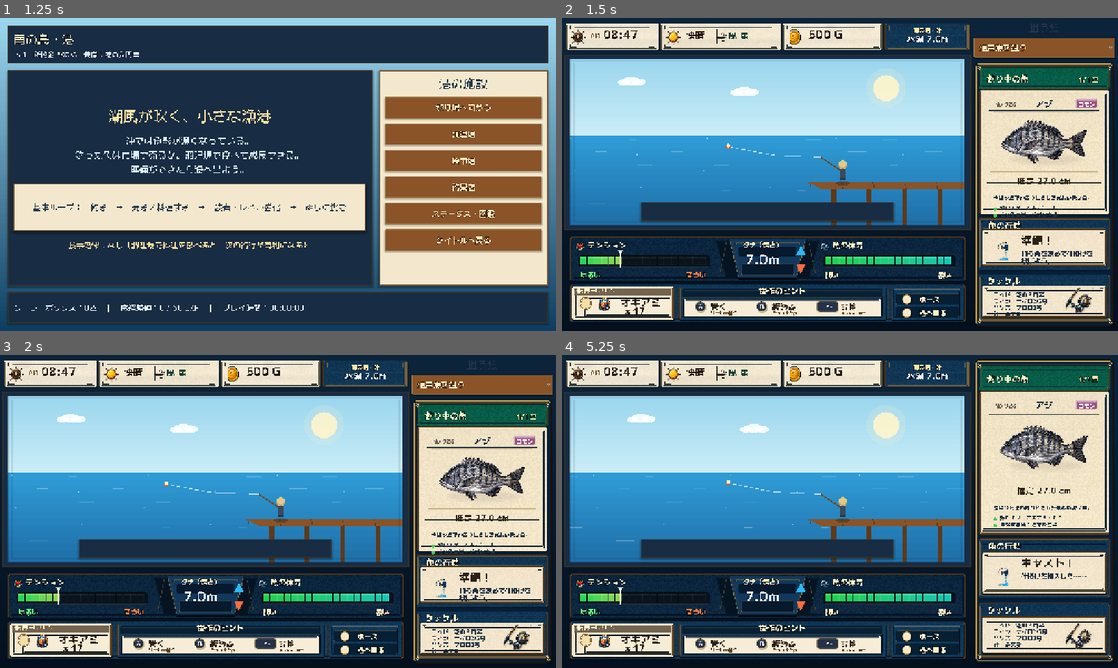
Above: before the commit, frames 1-4 (two rows, left to right).
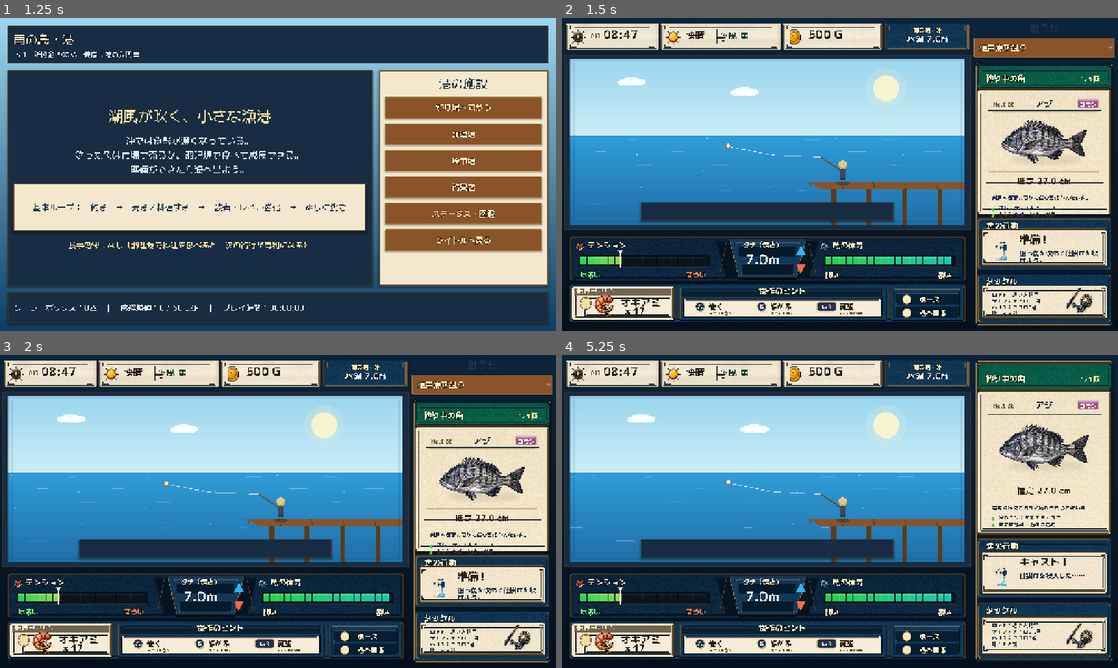
Above: after the commit, the same moments.

Repository: RYUKOU-OKUMURA/tsuri_quest_umi_mvp
Game: Godot game, scene res://scenes/main.tscn
The game is run twice, just before and just after one commit, with the same random seed, the same clock (stepped at 60 frames per second) and the same inputs.
Inputs (mouse positions are in pixels of both pictures, inside the frame that each line leads up to):
- Up to frame 1 (1.25 s): click "ゲームを始める" at 0.5 s
- Up to frame 2 (1.5 s): click "釣り場へ向かう" at 1.25 s
- Up to frame 3 (2 s): no input
- Up to frame 4 (5.25 s): click "通常魚を狙う" at 2 s; click "通常魚を狙う" at 2.75 s; click "通常魚を狙う" at 3.5 s; tap Enter at 4.25 s; move the mouse to (767, 617) at 4.27 s; tap Shift at 4.35 s; click (767, 617) at 4.42 s; tap Space at 4.52, 5 s; move the mouse to (728, 527) at 5.02 s; tap E at 5.1 s; click (728, 527) at 5.17 s

Frame 1 is identical in both runs. In frame 2, 5.1% of the frame differs, in the area x 0-100%, y 1-99%; in frame 3, 5.1%; in frame 4, 6.1%.

Commit message:
Polish underwater fight sidebar frame

Diff:
--- a/src/ui/components/fight_hud.gd
+++ b/src/ui/components/fight_hud.gd
@@ -11,6 +11,7 @@
 const FightFontsScript = preload("res://src/ui/fight_fonts.gd")
 const HUD_FRAME_PATH := "res://assets/showcase/underwater/fight_hud_frame.png"
 const ICON_SHEET_PATH := "res://assets/showcase/underwater/fight_icon_sheet.png"
+const HUD_BAIT_ICON_PATH := "res://assets/showcase/underwater/hud_bait_icon.png"
 const ICON_TENSION := 4
 const ICON_STAMINA := 5
 const ICON_BAIT := 6
@@ -21,6 +22,7 @@
 
 var _hud_frame: Texture2D
 var _icons: Texture2D
+var _bait_icon: Texture2D
 
 var _main_rect := Rect2()
 var _reel_rect := Rect2()
@@ -44,6 +46,8 @@
 		_hud_frame = load(HUD_FRAME_PATH) as Texture2D
 	if ResourceLoader.exists(ICON_SHEET_PATH):
 		_icons = load(ICON_SHEET_PATH) as Texture2D
+	if ResourceLoader.exists(HUD_BAIT_ICON_PATH):
+		_bait_icon = load(HUD_BAIT_ICON_PATH) as Texture2D
 
 
 func _process(_delta: float) -> void:
@@ -203,7 +207,11 @@
 	var bait_label_color := Color("#fff1cb") if _hud_frame != null else Color("#6a4c2b")
 	var bait_label_outline := 1 if _hud_frame != null else 0
 	_draw_text(font, "使用中のエサ", bait.position + Vector2(bait_text_x, 19.0), bait_label_size, bait_label_color, bait_label_outline)
-	if _icons != null:
+	if _bait_icon != null:
+		_draw_bait_texture_icon(
+			Rect2(bait.position + Vector2(46.0, bait.size.y * 0.5 - 30.0 + (2.0 if _hud_frame != null else 4.0)), Vector2(68.0, 62.0))
+		)
+	elif _icons != null:
 		var bait_icon_size := 42.0 if _hud_frame != null else 46.0
 		_draw_sheet_icon(
 			ICON_BAIT,
@@ -330,6 +338,16 @@
 	draw_texture_rect_region(_icons, target, src, modulate)
 
 
+func _draw_bait_texture_icon(target: Rect2) -> void:
+	if _bait_icon == null:
+		return
+	var texture_size := _bait_icon.get_size()
+	var scale := minf(target.size.x / texture_size.x, target.size.y / texture_size.y)
+	var draw_size := texture_size * scale
+	var draw_rect := Rect2(target.position + (target.size - draw_size) * 0.5, draw_size)
+	draw_texture_rect(_bait_icon, draw_rect, false, Color.WHITE)
+
+
 func _draw_triangle(center: Vector2, radius: float, color: Color, up: bool) -> void:
 	var sign := -1.0 if up else 1.0
 	draw_colored_polygon(
@@ -358,32 +376,32 @@
 
 func _draw_key_hint_compact(font: Font, rect: Rect2, key: String, label: String, note: String) -> void:
 	var is_long_key := key.length() > 1
-	var key_origin := rect.position + Vector2(8.0, 7.0)
-	var key_w := 30.0 if not is_long_key else 50.0
-	var key_h := 26.0
+	var key_origin := rect.position + Vector2(9.0, 9.0)
+	var key_w := 26.0 if not is_long_key else 44.0
+	var key_h := 22.0
 	var key_rect := Rect2(key_origin, Vector2(key_w, key_h))
 	if is_long_key:
 		var style := StyleBoxFlat.new()
 		style.bg_color = Color("#253247")
 		style.border_color = Color("#d5b56b")
 		style.set_border_width_all(1)
-		style.set_corner_radius_all(6)
+		style.set_corner_radius_all(5)
 		style.shadow_color = Color(0.0, 0.0, 0.0, 0.24)
 		style.shadow_size = 1
 		draw_style_box(style, key_rect)
-		draw_line(key_rect.position + Vector2(6.0, 5.0), key_rect.position + Vector2(key_rect.size.x - 6.0, 5.0), Color(1.0, 1.0, 1.0, 0.18), 1.0)
+		draw_line(key_rect.position + Vector2(6.0, 4.0), key_rect.position + Vector2(key_rect.size.x - 6.0, 4.0), Color(1.0, 1.0, 1.0, 0.18), 1.0)
 	else:
 		var center := key_rect.position + key_rect.size * 0.5
-		draw_circle(center + Vector2(1.5, 2.0), 13.0, Color(0.0, 0.0, 0.0, 0.24))
-		draw_circle(center, 12.0, Color("#253247"))
-		draw_circle(center, 12.0, Color("#d5b56b"), false, 1.0)
-		draw_line(center + Vector2(-7.0, -6.0), center + Vector2(7.0, -6.0), Color(1.0, 1.0, 1.0, 0.18), 1.0)
-	var key_size := 16 if not is_long_key else 14
+		draw_circle(center + Vector2(1.2, 1.6), 11.0, Color(0.0, 0.0, 0.0, 0.22))
+		draw_circle(center, 10.0, Color("#253247"))
+		draw_circle(center, 10.0, Color("#d5b56b"), false, 1.0)
+		draw_line(center + Vector2(-6.0, -5.0), center + Vector2(6.0, -5.0), Color(1.0, 1.0, 1.0, 0.17), 1.0)
+	var key_size := 14 if not is_long_key else 12
 	var key_text_w := font.get_string_size(key, HORIZONTAL_ALIGNMENT_LEFT, -1, key_size).x
-	_draw_text(font, key, key_rect.position + Vector2((key_rect.size.x - key_text_w) * 0.5, 19.0), key_size, Color.WHITE, 1)
-	var label_size := 18 if not is_long_key else 17
-	var note_size := 10 if not is_long_key else 8
-	var label_pos := key_rect.position + Vector2(key_rect.size.x + (9.0 if not is_long_key else 7.0), 20.0)
+	_draw_text(font, key, key_rect.position + Vector2((key_rect.size.x - key_text_w) * 0.5, 16.0), key_size, Color.WHITE, 1)
+	var label_size := 16
+	var note_size := 9 if not is_long_key else 8
+	var label_pos := key_rect.position + Vector2(key_rect.size.x + (8.0 if not is_long_key else 6.0), 17.0)
 	_draw_text(font, label, label_pos, label_size, Color("#2b2117"), 0)
 	var note_text := _compact_control_note(note)
 	_draw_text(font, note_text, label_pos + Vector2(0.0, 12.0), note_size, Color("#5a4327"), 0)
--- a/src/ui/components/fight_sidebar.gd
+++ b/src/ui/components/fight_sidebar.gd
@@ -73,10 +73,10 @@
 	var tackle_card := Rect2()
 	if _sidebar_frame != null:
 		draw_texture_rect(_sidebar_frame, Rect2(Vector2.ZERO, size), false, Color.WHITE)
-		header = Rect2(w * 0.055, h * 0.030, w * 0.89, h * 0.075)
-		fish_card = Rect2(w * 0.060, h * 0.109, w * 0.88, h * 0.466)
-		action_card = Rect2(w * 0.055, h * 0.588, w * 0.89, h * 0.195)
-		tackle_card = Rect2(w * 0.055, h * 0.798, w * 0.89, h * 0.178)
+		header = Rect2(w * 0.044, h * 0.026, w * 0.912, h * 0.078)
+		fish_card = Rect2(w * 0.048, h * 0.109, w * 0.904, h * 0.466)
+		action_card = Rect2(w * 0.044, h * 0.588, w * 0.912, h * 0.195)
+		tackle_card = Rect2(w * 0.044, h * 0.798, w * 0.912, h * 0.178)
 	else:
 		var gap := 7.0
 		var action_h := clampf(h * 0.22, 86.0, 102.0)
@@ -94,9 +94,11 @@
 
 func _draw_header(font: Font, rect: Rect2) -> void:
 	_draw_panel(rect, Palette.DARK_PANEL, Palette.GOLD, Palette.GOLD_BRIGHT)
-	var title_size := 18 if _sidebar_frame == null else 19
-	_draw_text(font, "釣り中の魚", rect.position + Vector2(14.0, rect.size.y * 0.68), title_size, Palette.TEXT_BONE, 3)
-	_draw_text(font, "1/1匹", rect.position + Vector2(rect.size.x - 66.0, rect.size.y * 0.68), 16, Palette.GOLD_BRIGHT, 2)
+	var title_size := 18
+	var title_outline := 3 if _sidebar_frame == null else 2
+	var count_outline := 2 if _sidebar_frame == null else 1
+	_draw_text(font, "釣り中の魚", rect.position + Vector2(14.0, rect.size.y * 0.68), title_size, Palette.TEXT_BONE, title_outline)
+	_draw_text(font, "1/1匹", rect.position + Vector2(rect.size.x - 66.0, rect.size.y * 0.68), 16, Palette.GOLD_BRIGHT, count_outline)
 
 
 func _draw_fish_card(font: Font, rect: Rect2) -> void:
@@ -149,7 +151,7 @@
 
 func _draw_action_card(font: Font, rect: Rect2) -> void:
 	_draw_panel(rect, Color("#0d3a62"), Palette.GOLD, Palette.GOLD_BRIGHT)
-	_draw_text(font, "魚の行動", rect.position + Vector2(16.0, 25.0), 19 if _sidebar_frame != null else 18, Palette.TEXT_BONE, 3)
+	_draw_text(font, "魚の行動", rect.position + Vector2(16.0, 25.0), 18, Palette.TEXT_BONE, 2 if _sidebar_frame != null else 3)
 	var body := Rect2(rect.position + Vector2(10.0, 33.0), rect.size - Vector2(20.0, 42.0))
 	if _sidebar_frame != null:
 		body = Rect2(rect.position + Vector2(14.0, rect.size.y * 0.225), rect.size - Vector2(28.0, rect.size.y * 0.285))
@@ -166,16 +168,16 @@
 		icon_size = 56.0
 		text_x = 78.0
 	_draw_action_icon(body.position + Vector2(33.0, body.size.y * 0.57), icon_size)
-	_draw_text(font, "%s！" % action, body.position + Vector2(text_x, 34.0), 25 if _sidebar_frame != null else 20, Color("#2b2117"), 0)
-	if _sidebar_frame != null:
-		_draw_action_message(font, message, body.position + Vector2(text_x, 47.0), body.size.x - text_x - 6.0)
+	_draw_text(font, "%s！" % action, body.position + Vector2(text_x, 32.0), 23 if _sidebar_frame != null else 20, Color("#2b2117"), 0)
+	if _sidebar_frame != null:
+		_draw_action_message(font, message, body.position + Vector2(text_x, 46.0), body.size.x - text_x - 6.0)
 	else:
 		_draw_wrapped(font, message, body.position + Vector2(72.0, 36.0), body.size.x - 82.0, 11, Palette.TEXT_DARK, 2)
 
 
 func _draw_tackle_card(font: Font, rect: Rect2) -> void:
 	_draw_panel(rect, Color("#0d3a62"), Palette.GOLD, Palette.GOLD_BRIGHT)
-	_draw_text(font, "タックル", rect.position + Vector2(14.0, 24.0), 19 if _sidebar_frame != null else 18, Palette.TEXT_BONE, 3)
+	_draw_text(font, "タックル", rect.position + Vector2(14.0, 24.0), 18, Palette.TEXT_BONE, 2 if _sidebar_frame != null else 3)
 	var body := Rect2(rect.position + Vector2(10.0, 32.0), rect.size - Vector2(20.0, 38.0))
 	if _sidebar_frame != null:
 		body = Rect2(rect.position + Vector2(14.0, rect.size.y * 0.225), rect.size - Vector2(28.0, rect.size.y * 0.285))
@@ -201,8 +203,8 @@
 			"ロッド：%s" % rod_name,
 			"糸3号・チヌ針",
 		]
-	var tackle_font_size := 13 if _sidebar_frame != null else 12
-	var tackle_line_gap := 15.0 if _sidebar_frame != null else 16.0
+	var tackle_font_size := 12 if _sidebar_frame != null else 12
+	var tackle_line_gap := 14.5 if _sidebar_frame != null else 16.0
 	var tackle_font := get_theme_default_font() if _sidebar_frame != null else font
 	for i in range(lines.size()):
 		_draw_wrapped(tackle_font, lines[i], body.position + text_offset + Vector2(0.0, float(i) * tackle_line_gap), text_width, tackle_font_size, Palette.TEXT_DARK, 1, tackle_font_size + 2.0)
--- a/src/ui/components/underwater_view.gd
+++ b/src/ui/components/underwater_view.gd
@@ -8,8 +8,9 @@
 const SHOWCASE_FG_AMBIENCE_PATH := "res://assets/showcase/underwater/underwater_foreground_ambience.png"
 const SHOWCASE_FISH_SHEET_PATH := "res://assets/showcase/underwater/kurodai_showcase_sheet.png"
 const SHOWCASE_HIT_BURST_PATH := "res://assets/showcase/underwater/hit_burst.png"
+const SHOWCASE_LURE_PATH := "res://assets/showcase/underwater/fight_lure.png"
 const SHOWCASE_FISH_FRAME_COUNT := 4
-const SHOWCASE_FISH_CENTER_OFFSET := Vector2(-0.072, -0.014)
+const SHOWCASE_FISH_CENTER_OFFSET := Vector2(-0.082, -0.018)
 
 var simulator: FishingSimulator
 var fish_data: Dictionary = {}
@@ -25,6 +26,7 @@
 var _showcase_fg_ambience: Texture2D
 var _showcase_fish_sheet: Texture2D
 var _showcase_hit_burst: Texture2D
+var _showcase_lure: Texture2D
 
 
 func bind_simulator(value: FishingSimulator) -> void:
@@ -90,6 +92,7 @@
 	_showcase_fg_ambience = _load_texture_if_exists(SHOWCASE_FG_AMBIENCE_PATH)
 	_showcase_fish_sheet = _load_texture_if_exists(SHOWCASE_FISH_SHEET_PATH)
 	_showcase_hit_burst = _load_texture_if_exists(SHOWCASE_HIT_BURST_PATH)
+	_showcase_lure = _load_texture_if_exists(SHOWCASE_LURE_PATH)
 
 
 func _load_texture_if_exists(path: String) -> Texture2D:
@@ -362,9 +365,20 @@
 		bait_position = Vector2(size.x * 0.67, size.y * 0.22)
 
 	draw_line(line_origin, bait_position, Color(0.92, 0.98, 1.0, 0.88), 2.0)
-	draw_circle(bait_position, 6.0, Color("#e88b35"))
-	draw_circle(bait_position + Vector2(3.0, -2.0), 2.0, Color("#ffd37a"))
-	draw_arc(bait_position + Vector2(7.0, 5.0), 7.0, 0.2, 2.4, 12, Color("#d8e7ef"), 2.0)
+	if _showcase_lure != null:
+		_draw_showcase_lure(bait_position)
+	else:
+		draw_circle(bait_position, 6.0, Color("#e88b35"))
+		draw_circle(bait_position + Vector2(3.0, -2.0), 2.0, Color("#ffd37a"))
+		draw_arc(bait_position + Vector2(7.0, 5.0), 7.0, 0.2, 2.4, 12, Color("#d8e7ef"), 2.0)
+
+
+func _draw_showcase_lure(bait_position: Vector2) -> void:
+	var texture_size := _showcase_lure.get_size()
+	var draw_height := clampf(size.y * 0.145, 46.0, 62.0)
+	var draw_size := Vector2(draw_height * texture_size.x / texture_size.y, draw_height)
+	var draw_rect := Rect2(bait_position - draw_size * 0.5, draw_size)
+	draw_texture_rect(_showcase_lure, draw_rect, false, Color.WHITE)
 
 
 func _draw_ellipse(center: Vector2, rx: float, ry: float, color: Color, points := 28) -> void:
Binary file added: assets/showcase/underwater/fight_lure.png
Not shown, added: assets/showcase/underwater/fight_lure.png.import
Binary file added: assets/showcase/underwater/hud_bait_icon.png
Not shown, added: assets/showcase/underwater/hud_bait_icon.png.import
Binary file changed: assets/showcase/underwater/sidebar_frame.png
Binary file changed: assets/showcase/underwater/top_status_frame.png
Not shown, changed: design-qa.md
Not shown, changed: docs/11_underwater_fight_showcase.md
Not shown, changed: tools/build_fight_full_static_compare.py
Not shown, changed: tools/build_fight_hud_static_compare.py
Not shown, changed: tools/build_fight_sidebar_static_compare.py
Not shown, changed: tools/generate_underwater_ui_frame_assets.py
(and 1 more such lines)
